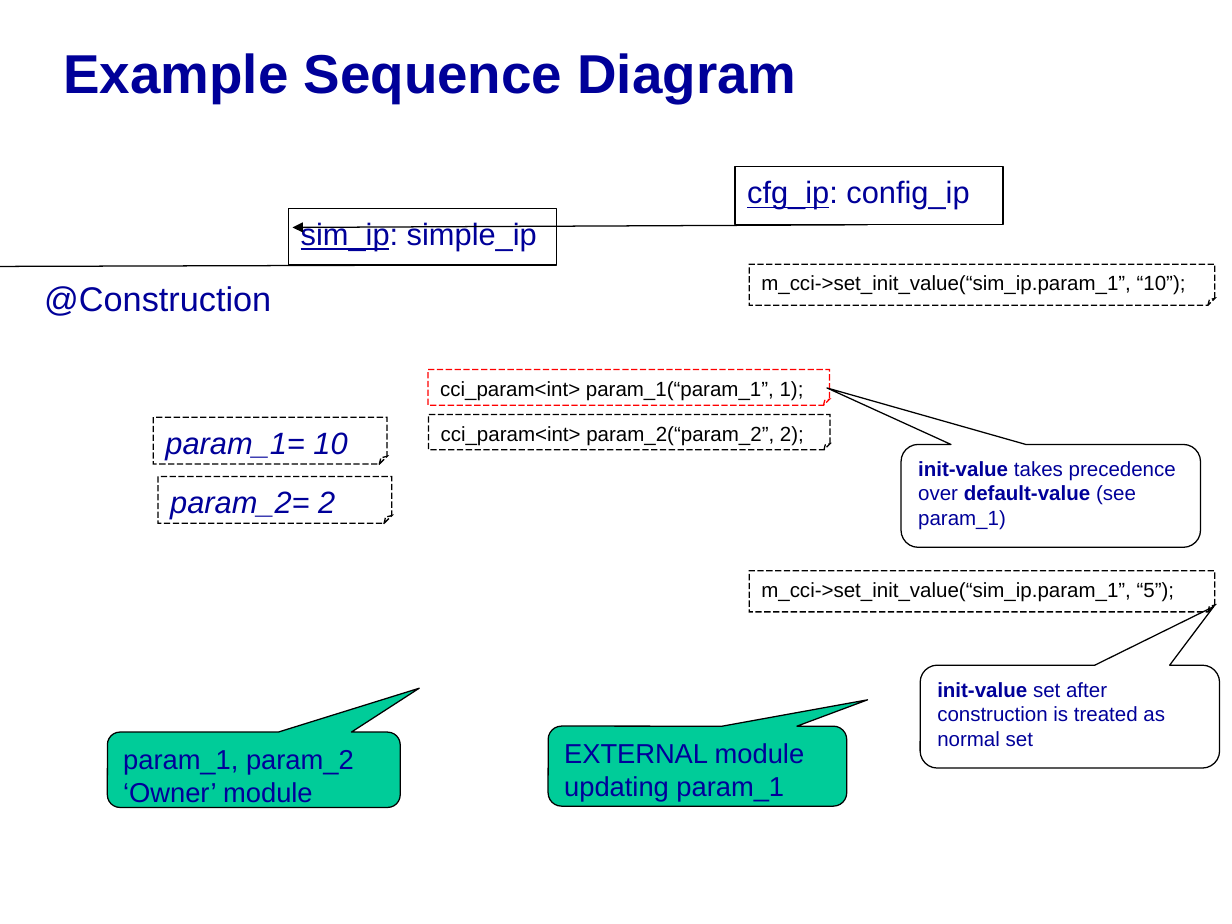
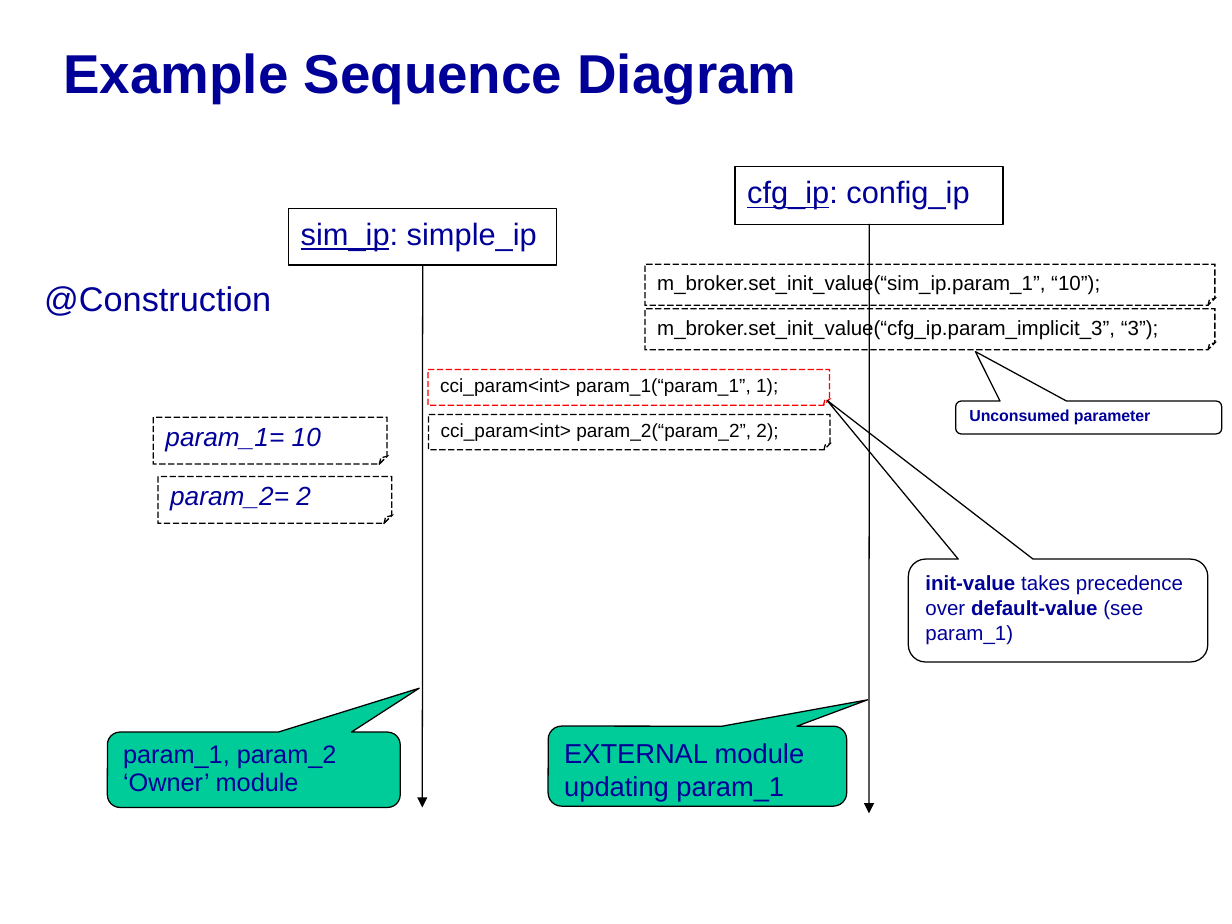
Before and after one commit to accellera-official/cci, a slide deck: slide 3 of examples/ex05_Default_and_Initial_Value/docs/ex05_Default_and_Initial_Value.ppt. Drawn at 1232x924 pixels with LibreOffice and Linux fonts; fonts in the diff are those of the drawing; background and template pictures are left out. Boxes give left, top, right and bottom in pixels: in the first picture for what was removed or moved away, otherwise in the second. Text is boxed around its words. In the diff, an @@ line names an element or a change of style, - is before the commit and + after.

```diff
--- a/examples/ex05_Default_and_Initial_Value/docs/ex05_Default_and_Initial_Value.ppt
+++ b/examples/ex05_Default_and_Initial_Value/docs/ex05_Default_and_Initial_Value.ppt
@@ arrow moved from (867, 224) - (292, 228) to (870, 224) - (869, 813) @@
@@ arrow moved from (421, 265) - (0, 267) to (423, 265) - (423, 807) @@
@@ folded corner "m_broker.set_init_value(“sim_ip.param_1”, “10”);": place and size @@
-folded corner "m_broker.set_init_value(“sim_ip.param_1”, “10”);" at (749,264,1215,304)
+folded corner "m_broker.set_init_value(“sim_ip.param_1”, “10”);" at (646,264,1215,304)
@@ text in folded corner at (657,274,1100,295): text changed @@
-m_cci->set_init_value(“sim_ip.param_1”, “10”);
+m_broker.set_init_value(“sim_ip.param_1”, “10”);
@@ folded corner "m_broker.set_init_value(“cfg_ip.param_implicit_3”, “3”);": place and size @@
-folded corner "m_broker.set_init_value(“cfg_ip.param_implicit_3”, “3”);" at (749,570,1215,611)
+folded corner "m_broker.set_init_value(“cfg_ip.param_implicit_3”, “3”);" at (646,309,1215,350)
@@ text in folded corner at (657,319,1159,340): text changed @@
-m_cci->set_init_value(“sim_ip.param_1”, “5”);
+m_broker.set_init_value(“cfg_ip.param_implicit_3”, “3”);
@@ folded corner "cci_param<int> param_1(“param_1”, 1);" at (428,370,829,405): size 12 to 11.1 pt; line spacing 1 to 0.9 @@
@@ folded corner "param_1= 10" at (153,418,387,464): size 18 to 15.3 pt; line spacing 1 to 0.9 @@
@@ folded corner "cci_param<int> param_2(“param_2”, 2);" at (429,414,830,450): size 12 to 11.1 pt; line spacing 1 to 0.9 @@
@@ rounded speech box added at (956,402,1222,435), outline #000000 0.74 pt, 9.3 pt, text #000099, bold @@
+Unconsumed parameter
@@ folded corner "param_2= 2" at (158,477,392,524): size 18 to 15.3 pt; line spacing 1 to 0.9 @@
@@ rounded speech box "init-value takes precedence over default-value ...": place and size @@
-rounded speech box "init-value takes precedence over default-value ..." at (901,445,1200,548)
+rounded speech box "init-value takes precedence over default-value ..." at (908,559,1207,663)
@@ rounded speech box "init-value takes precedence over default-value ..." at (908,559,1207,663): proportions changed @@
@@ rounded speech box removed at (920,665,1220,769) @@
-init-value set after construction is treated as normal set
@@ rounded speech box "param_1, param_2 ‘Owner’ module" at (107,732,400,807): size 16 to 14.8 pt; line spacing 1 to 0.9 @@
```
Also in this commit, not shown: 2 other slides changed, 2 slides added, 2 slides removed, 6 other files.
